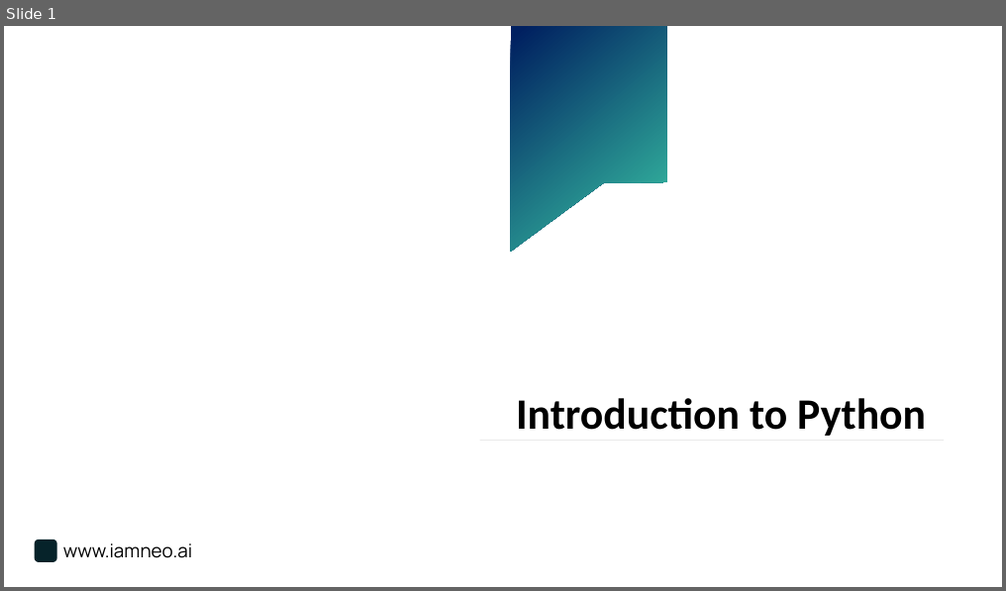
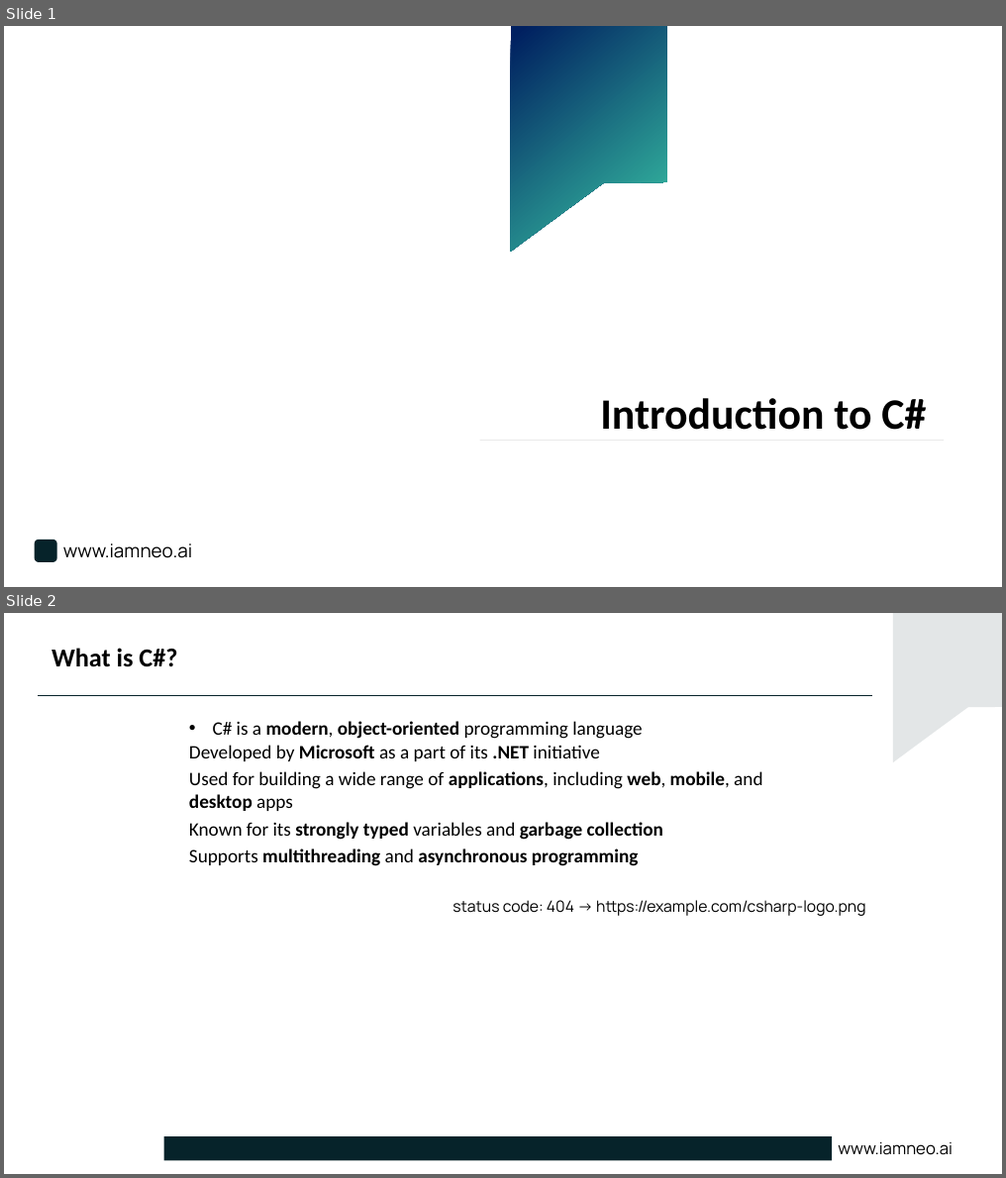
Before and after one commit to DivakarSathees/PptxGenerator-python, a slide deck: Cloud_Trends_2025.pptx. Shown one above the other, each under a label of ours: slide 1 before the commit, slides 1 and 2 after it. The pictures are 1006x591 and 1006x1178 pixels, drawn with LibreOffice and Linux fonts; fonts in the diff are those of the drawing; background and template pictures are left out. Boxes give left, top, right and bottom in pixels: in the first picture for what was removed or moved away, otherwise in the second. Text is boxed around its words. In the diff, an @@ line names an element or a change of style, - is before the commit and + after.

```diff
--- a/Cloud_Trends_2025.pptx
+++ b/Cloud_Trends_2025.pptx
@@ slide 2 added at box(4, 613, 1002, 1174), background #FFFFFF @@
@@ freeform shape added at box(893, 613, 1002, 762), fill #06232A at 11% opacity @@
@@ title added at box(52, 648, 177, 667), 30 pt, text #000000, bold @@
+What is C#?
@@ line added from (38, 696) to (872, 696), #06232A 0.5 pt @@
@@ text added at box(189, 721, 762, 866), 22 pt, text #000000 @@
+• C# is a modern, object-oriented programming language
+Developed by Microsoft as a part of its .NET initiative
+Used for building a wide range of applications, including web, mobile, and desktop apps
+Known for its strongly typed variables and garbage collection
+Supports multithreading and asynchronous programming
@@ text added at box(452, 900, 865, 916), 18 pt, text #000000 @@
+status code: 404 -> https://example.com/csharp-logo.png
@@ rectangle added at box(164, 1137, 833, 1160), fill #06232A @@
@@ text added at box(838, 1143, 952, 1156), 19.2 pt, text #000000 @@
+www.iamneo.ai
@@ slide 1 changed as well @@
@@ text at box(600, 398, 926, 430): text changed @@
-Introduction to Python
+Introduction to C#
```
Also in this commit, not shown: 3 other slides added, 11 slides removed, 11 other files.
